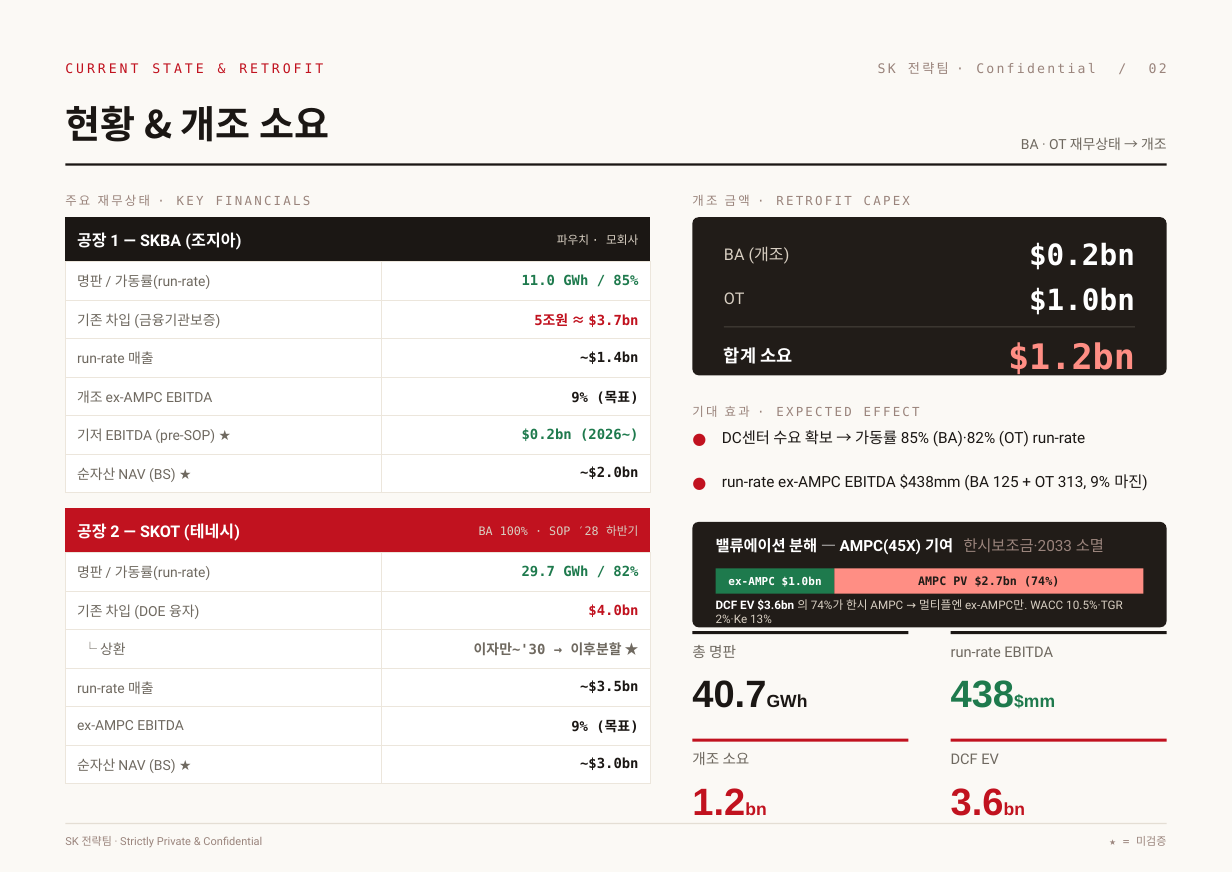
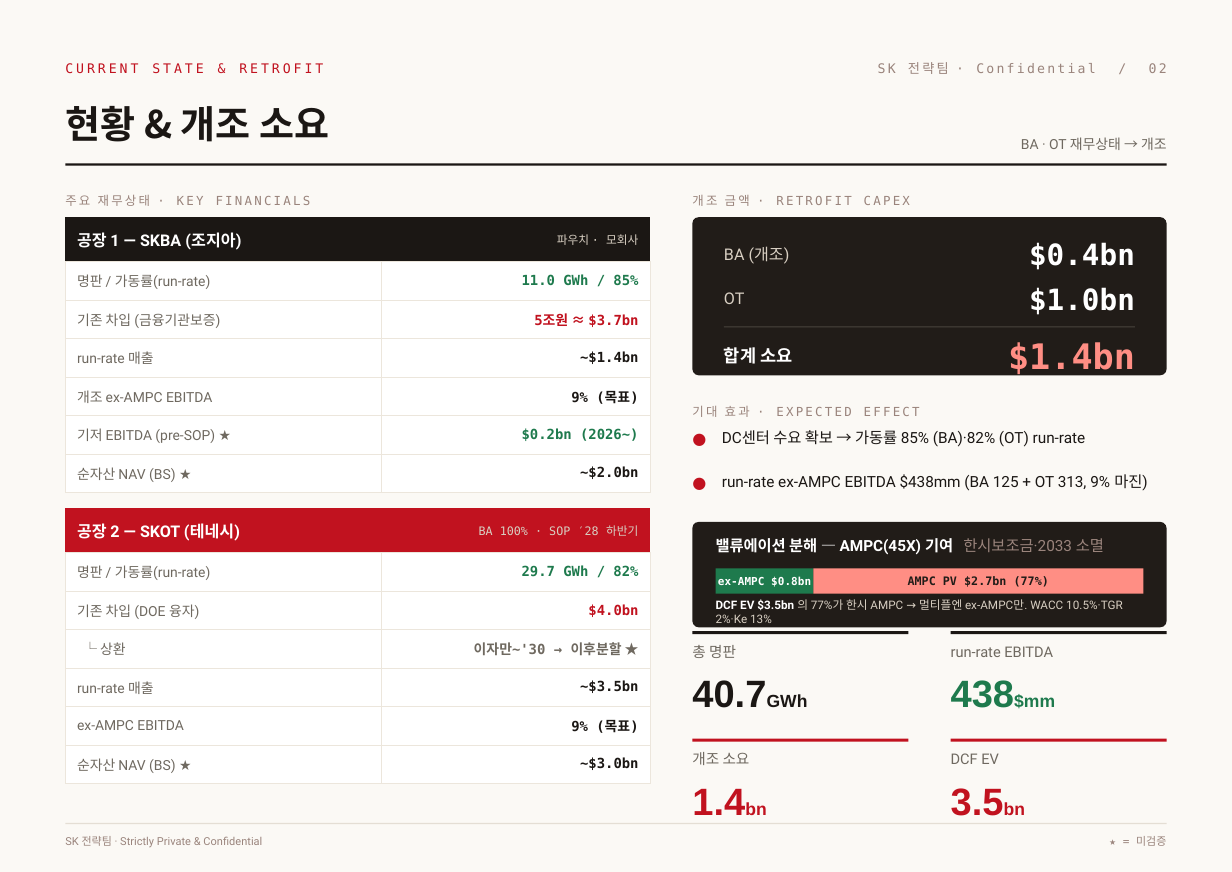
Before and after one commit to ljmcoal-gif/bm-x7k2, a slide deck: slide 2 of sk_valuation_project/output/SK_Funding_v3_editable.pptx. Drawn at 1232x872 pixels with LibreOffice and Linux fonts; fonts in the diff are those of the drawing. Boxes give left, top, right and bottom in pixels: in the first picture for what was removed or moved away, otherwise in the second. Text is boxed around its words. In the diff, an @@ line names an element or a change of style, - is before the commit and + after.

```diff
--- a/sk_valuation_project/output/SK_Funding_v3_editable.pptx
+++ b/sk_valuation_project/output/SK_Funding_v3_editable.pptx
@@ text at (x1=1029, y1=242, x2=1135, y2=270): text changed @@
-$0.2bn
+$0.4bn
@@ text at (x1=1008, y1=342, x2=1135, y2=377): text changed @@
-$1.2bn
+$1.4bn
@@ rectangle resized from (x1=716, y1=568, x2=835, y2=593) to (x1=716, y1=568, x2=814, y2=593) @@
@@ rectangle resized from (x1=835, y1=568, x2=1143, y2=593) to (x1=814, y1=568, x2=1143, y2=593) @@
@@ text at (x1=716, y1=599, x2=1123, y2=623): text changed @@
-DCF EV $3.6bn 의 74%가 한시 AMPC → 멀티플엔 ex-AMPC만. WACC 10.5%·TGR 2%·Ke 13%
+DCF EV $3.5bn 의 77%가 한시 AMPC → 멀티플엔 ex-AMPC만. WACC 10.5%·TGR 2%·Ke 13%
@@ text at (x1=718, y1=576, x2=811, y2=587): text changed @@
-ex-AMPC $1.0bn
+ex-AMPC $0.8bn
@@ text at (x1=908, y1=576, x2=1049, y2=587): text changed @@
-AMPC PV $2.7bn (74%)
+AMPC PV $2.7bn (77%)
@@ text at (x1=692, y1=788, x2=745, y2=815): text changed @@
-1.2bn
+1.4bn
@@ text at (x1=951, y1=788, x2=1004, y2=816): text changed @@
-3.6bn
+3.5bn
```
Also in this commit, not shown: 3 other slides changed, 7 other files.
